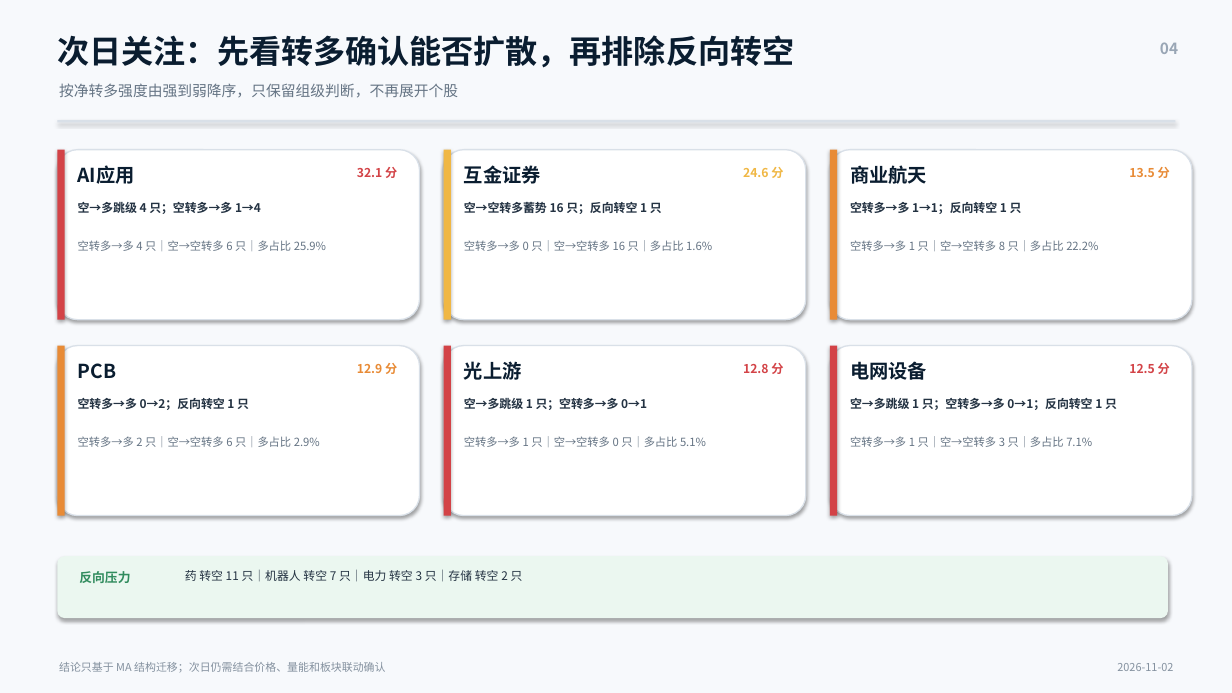
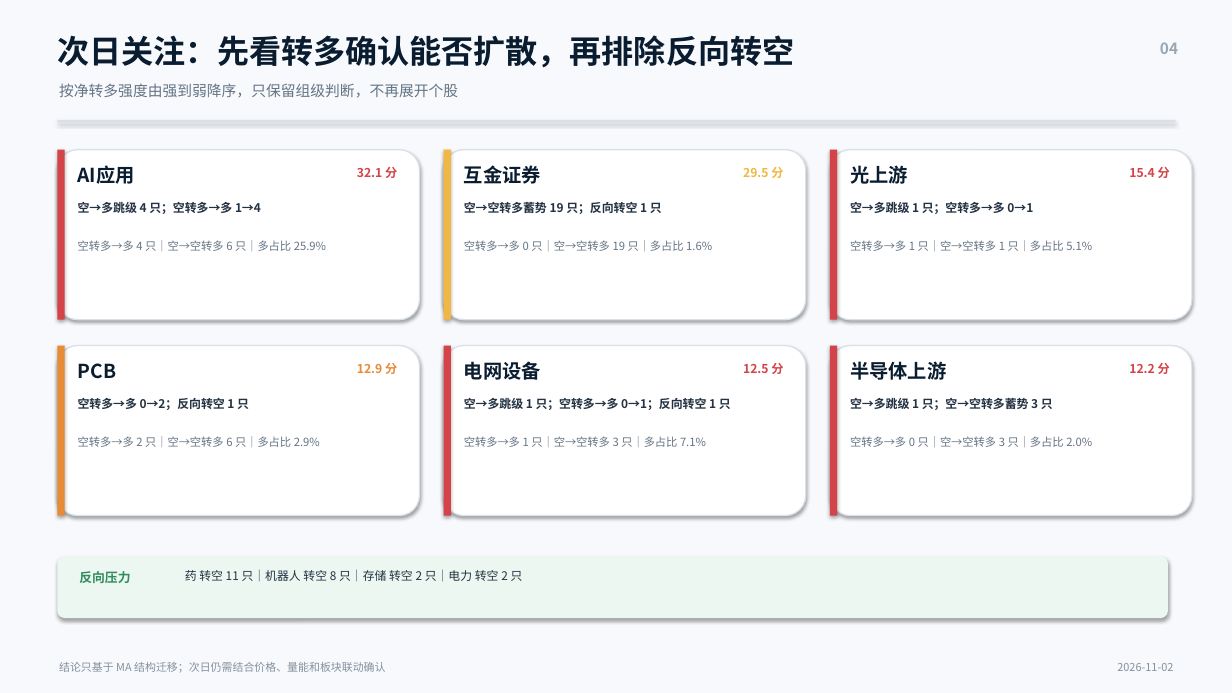
Before and after one commit to nancybhc/a-share-blast-lab, a slide deck: slide 4 of assets/多空阶段简报_2026-11-02.pptx. Drawn at 1232x693 pixels with LibreOffice and Linux fonts; fonts in the diff are those of the drawing. Boxes give left, top, right and bottom in pixels: in the first picture for what was removed or moved away, otherwise in the second. Text is boxed around its words. In the diff, an @@ line names an element or a change of style, - is before the commit and + after.

```diff
--- a/assets/多空阶段简报_2026-11-02.pptx
+++ b/assets/多空阶段简报_2026-11-02.pptx
@@ text at [743, 167, 783, 178]: text changed @@
-24.6 分
+29.5 分
@@ rectangle at [830, 150, 837, 320]: fill #E88B36 to #D34347 @@
@@ text at [850, 165, 908, 184]: text changed @@
-商业航天
+光上游
@@ text at [1129, 167, 1170, 178]: text changed; text colour #E88B36 to #D34347 @@
-13.5 分
+15.4 分
@@ text at [850, 202, 1033, 214]: text changed @@
-空转多→多 1→1；反向转空 1 只
+空→多跳级 1 只；空转多→多 0→1
@@ text at [850, 240, 1092, 251]: text changed @@
-空转多→多 1 只｜空→空转多 8 只｜多占比 22.2%
+空转多→多 1 只｜空→空转多 1 只｜多占比 5.1%
@@ text at [464, 361, 541, 380]: text changed @@
-光上游
+电网设备
@@ text at [850, 361, 946, 380]: text changed @@
-电网设备
+半导体上游
@@ text at [1129, 363, 1170, 374]: text changed @@
-12.5 分
+12.2 分
@@ text at [464, 398, 731, 410]: text changed @@
-空→多跳级 1 只；空转多→多 0→1
+空→多跳级 1 只；空转多→多 0→1；反向转空 1 只
@@ text at [850, 398, 1053, 410]: text changed @@
-空→多跳级 1 只；空转多→多 0→1；反向转空 1 只
+空→多跳级 1 只；空→空转多蓄势 3 只
@@ text at [464, 436, 706, 447]: text changed @@
-空转多→多 1 只｜空→空转多 0 只｜多占比 5.1%
+空转多→多 1 只｜空→空转多 3 只｜多占比 7.1%
@@ text at [850, 436, 1092, 447]: text changed @@
-空转多→多 1 只｜空→空转多 3 只｜多占比 7.1%
+空转多→多 0 只｜空→空转多 3 只｜多占比 2.0%
@@ text at [185, 570, 523, 582]: text changed @@
-药 转空 11 只｜机器人 转空 7 只｜电力 转空 3 只｜存储 转空 2 只
+药 转空 11 只｜机器人 转空 8 只｜存储 转空 2 只｜电力 转空 2 只
```
Also in this commit, not shown: 3 other slides changed, 17 other files.
